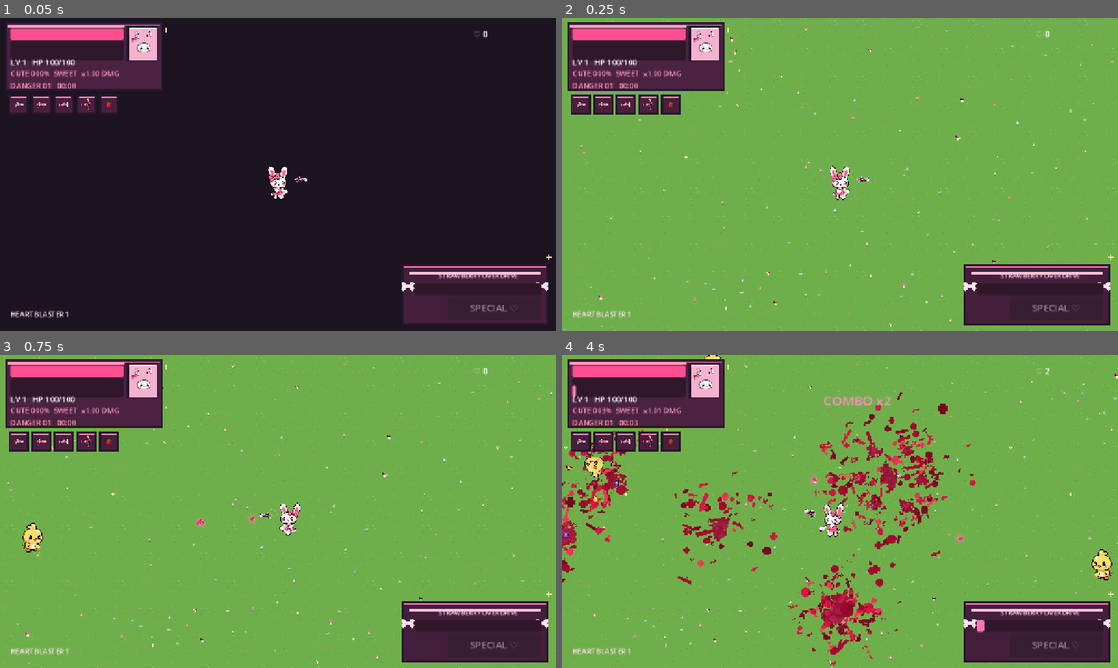
Above: before the commit, frames 1-4 (two rows, left to right).
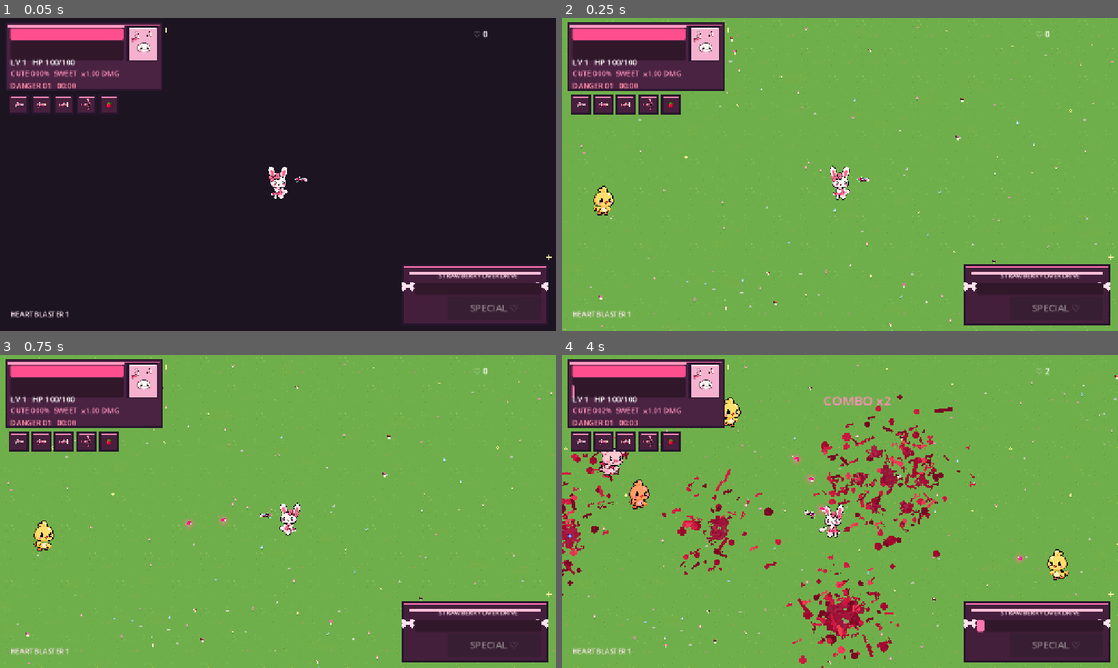
Above: after the commit, the same moments.

Repository: ramonsamagaio/cutecuterampage
Game: Godot game, scene res://scenes/Main.tscn
The game is run twice, just before and just after one commit, with the same random seed, the same clock (stepped at 60 frames per second) and the same inputs.
Inputs (mouse positions are in pixels of both pictures, inside the frame that each line leads up to):
- Up to frame 1 (0.05 s): no input
- Up to frame 2 (0.25 s): no input
- Up to frame 3 (0.75 s): tap Enter at 0.5 s; move the mouse to (400, 495) at 0.52 s; hold Right (ui_right) from 0.53 s (still down); tap Shift at 0.6 s
- Up to frame 4 (4 s): tap Space at 0.77, 1.52, 3.02, 3.77 s; move the mouse to (728, 527) at 1.27 s; release Right (ui_right) at 1.28 s; hold Down (ui_down) 1.28-2.03 s; tap Z at 1.35 s; move the mouse to (895, 442) at 2.02 s; hold Right (ui_right) 2.03-2.78 s; tap X at 2.1 s; move the mouse to (812, 574) at 2.77 s; hold Up (ui_up) 2.78-3.53 s; tap C at 2.85 s; move the mouse to (1006, 558) at 3.52 s; hold Left (ui_left) from 3.53 s (still down); tap Shift at 3.6 s

Frame 1 is identical in both runs. In frame 2, 0.3% of the frame differs, in the area x 5-10%, y 53-64%; in frame 3, 0.6%; in frame 4, 9.0%, in the area x 0-100%, y 0-100%.

Commit message:
balance: raise enemy pressure and earlier archetype mix

Diff:
--- a/scripts/systems/enemy_director.gd
+++ b/scripts/systems/enemy_director.gd
@@ -3,8 +3,8 @@
 
 var player: Node2D
 var elapsed: float = 0.0
-var spawn_timer: float = 0.30
-var next_surge: float = 16.0
+var spawn_timer: float = 0.24
+var next_surge: float = 13.0
 var burst_remaining: int = 0
 var threat_tier: int = 1
 var boss_spawned: bool = false
@@ -19,42 +19,42 @@
 	elapsed += delta
 	spawn_timer -= delta
 	var player_level: int = int(player.call("get_level_value"))
-	threat_tier = 1 + floori(elapsed / 50.0) + floori(float(maxi(0, player_level - 1)) / 8.0)
+	threat_tier = 1 + floori(elapsed / 42.0) + floori(float(maxi(0, player_level - 1)) / 7.0)
 
 	var game_node: Node = get_tree().get_first_node_in_group("game")
-	if not boss_spawned and elapsed >= 150.0 and game_node != null:
+	if not boss_spawned and elapsed >= 125.0 and game_node != null:
 		boss_spawned = true
-		var boss_power: float = 1.0 + float(threat_tier) * 0.18 + float(player_level) * 0.035
+		var boss_power: float = 1.08 + float(threat_tier) * 0.20 + float(player_level) * 0.038
 		game_node.call("spawn_boss", boss_power)
 
 	var boss_active: bool = bool(game_node.call("is_boss_active")) if game_node != null else false
 	if elapsed >= next_surge and not boss_active:
-		burst_remaining += 8 + threat_tier * 5
-		next_surge += maxf(16.0, 24.0 - float(threat_tier) * 0.55)
+		burst_remaining += 12 + threat_tier * 6
+		next_surge += maxf(13.5, 21.0 - float(threat_tier) * 0.52)
 
 	var count: int = get_tree().get_nodes_in_group("enemy").size()
-	var max_enemies: int = mini(340, 55 + player_level * 3 + floori(elapsed * 0.55))
+	var max_enemies: int = mini(380, 72 + player_level * 4 + floori(elapsed * 0.62))
 	if boss_active:
-		max_enemies = mini(max_enemies, 95 + threat_tier * 5)
+		max_enemies = mini(max_enemies, 110 + threat_tier * 6)
 
 	if spawn_timer <= 0.0 and count < max_enemies:
 		_spawn_enemy(player_level)
 		if burst_remaining > 0 and not boss_active:
 			burst_remaining -= 1
-			spawn_timer = 0.065
+			spawn_timer = 0.052
 		else:
-			var cadence: float = 0.78 - elapsed * 0.0022 - float(player_level) * 0.0065
+			var cadence: float = 0.66 - elapsed * 0.00235 - float(player_level) * 0.0072
 			if boss_active:
-				cadence *= 1.65
-			spawn_timer = maxf(0.075, cadence)
+				cadence *= 1.50
+			spawn_timer = maxf(0.065, cadence)
 
 func _spawn_enemy(player_level: int) -> void:
 	var enemy: CuteEnemy = CuteEnemy.new()
-	var pig_chance: float = clampf(0.22 + elapsed * 0.00035 + float(player_level) * 0.0025, 0.22, 0.48)
+	var pig_chance: float = clampf(0.26 + elapsed * 0.00042 + float(player_level) * 0.0030, 0.26, 0.54)
 	enemy.enemy_kind = "pig" if rng.randf() < pig_chance else "chick"
 
-	var shooter_chance: float = clampf(maxf(0.0, elapsed - 35.0) * 0.00065 + float(maxi(0, player_level - 7)) * 0.0055, 0.0, 0.24)
-	var charger_chance: float = clampf(maxf(0.0, elapsed - 55.0) * 0.00055 + float(maxi(0, player_level - 11)) * 0.0048, 0.0, 0.22)
+	var shooter_chance: float = clampf(maxf(0.0, elapsed - 24.0) * 0.00078 + float(maxi(0, player_level - 5)) * 0.0062, 0.0, 0.29)
+	var charger_chance: float = clampf(maxf(0.0, elapsed - 38.0) * 0.00068 + float(maxi(0, player_level - 8)) * 0.0056, 0.0, 0.27)
 	var roll: float = rng.randf()
 	if roll < shooter_chance:
 		enemy.archetype = "shooter"
@@ -63,16 +63,16 @@
 	else:
 		enemy.archetype = "chaser"
 
-	var elite_chance: float = clampf(0.015 + float(threat_tier) * 0.014, 0.02, 0.18)
+	var elite_chance: float = clampf(0.022 + float(threat_tier) * 0.016, 0.025, 0.20)
 	enemy.elite = rng.randf() < elite_chance
 	if enemy.elite:
 		var affixes: Array[String] = ["swift", "tank", "volatile"]
 		enemy.elite_affix = affixes[rng.randi_range(0, affixes.size() - 1)]
-	var level_term: float = pow(float(maxi(0, player_level - 1)), 1.18) * 0.065
-	enemy.power_scale = 1.0 + elapsed / 95.0 + level_term
+	var level_term: float = pow(float(maxi(0, player_level - 1)), 1.18) * 0.072
+	enemy.power_scale = 1.0 + elapsed / 88.0 + level_term
 
 	var angle: float = rng.randf_range(0.0, TAU)
-	var radius: float = rng.randf_range(520.0, 720.0)
+	var radius: float = rng.randf_range(500.0, 690.0)
 	enemy.global_position = player.global_position + Vector2.RIGHT.rotated(angle) * radius
 	get_parent().add_child(enemy)
 
